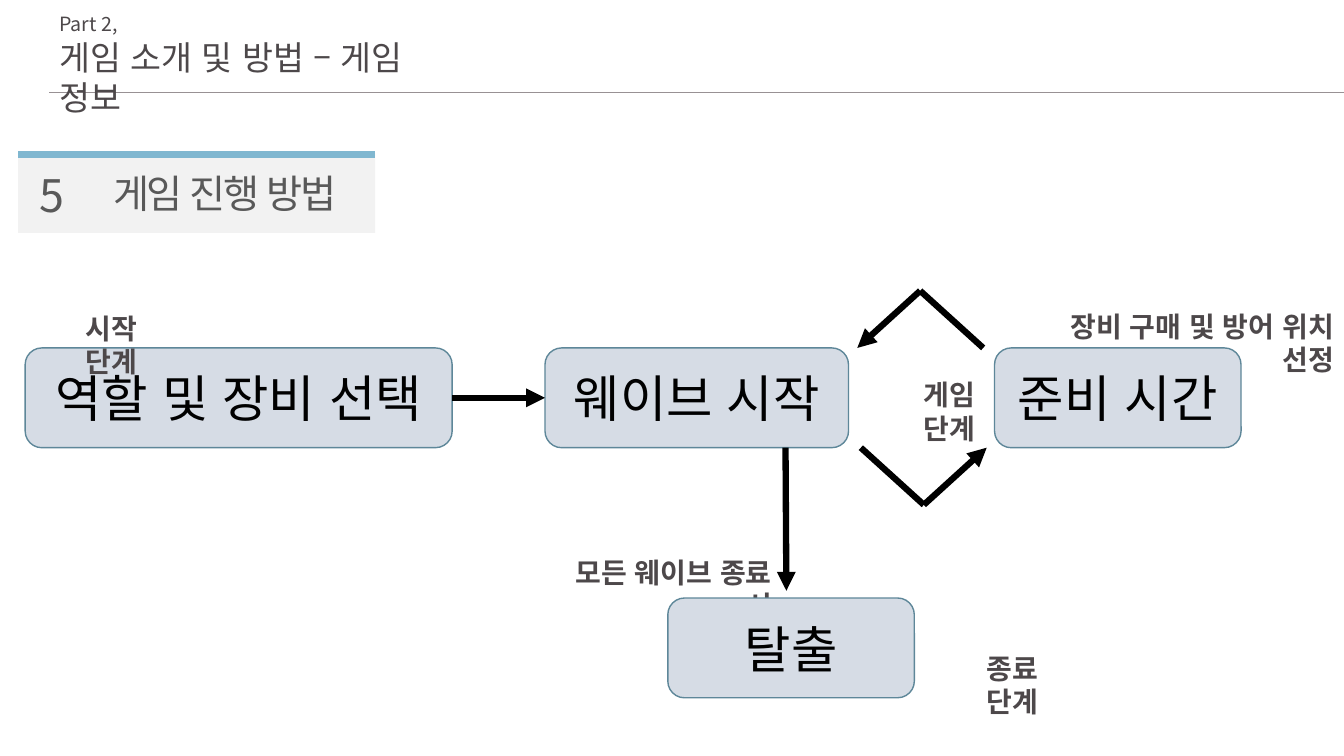
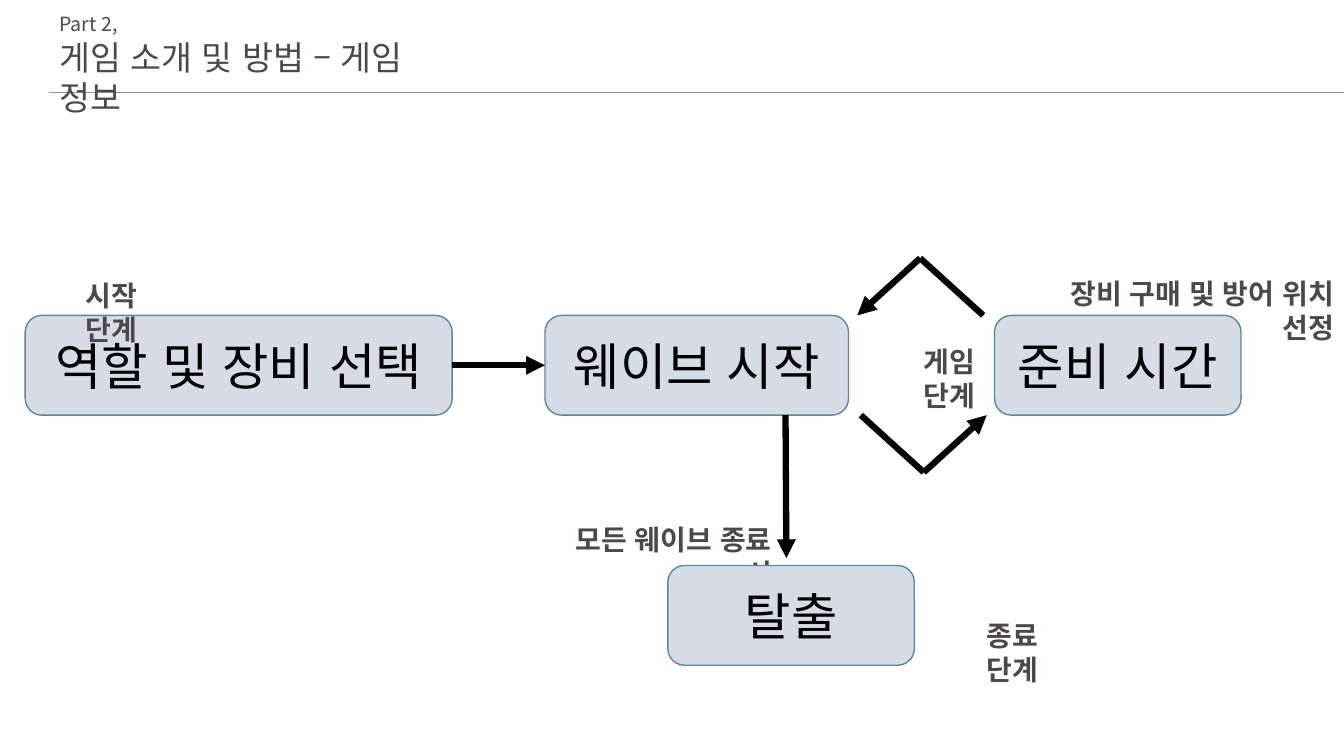
Before and after one commit to ghk01214/KPUFinalGame-deprecated-, a slide deck: slide 7 of docs/졸작 초안.pptx. Drawn at 1344x756 pixels with LibreOffice and Linux fonts; fonts in the diff are those of the drawing. Boxes give left, top, right and bottom in pixels: in the first picture for what was removed or moved away, otherwise in the second. Text is boxed around its words. In the diff, an @@ line names an element or a change of style, - is before the commit and + after.

```diff
--- a/docs/졸작 초안.pptx
+++ b/docs/졸작 초안.pptx
@@ group removed at (x1=18, y1=153, x2=375, y2=233): 2 texts, 1 rectangle, 1 line @@
-5
-게임 진행 방법
@@ 4 rounded rectangles, 1 text, 1 line, 1 arrow moved together from (x1=25, y1=290, x2=1242, y2=715) to (x1=25, y1=258, x2=1242, y2=683) @@
@@ 4 texts, 3 arrows, 1 line moved together from (x1=85, y1=313, x2=1334, y2=599) to (x1=85, y1=280, x2=1334, y2=566) @@
```
Also in this commit, not shown: 6 other slides changed, 6 slides added, 4 slides removed.
